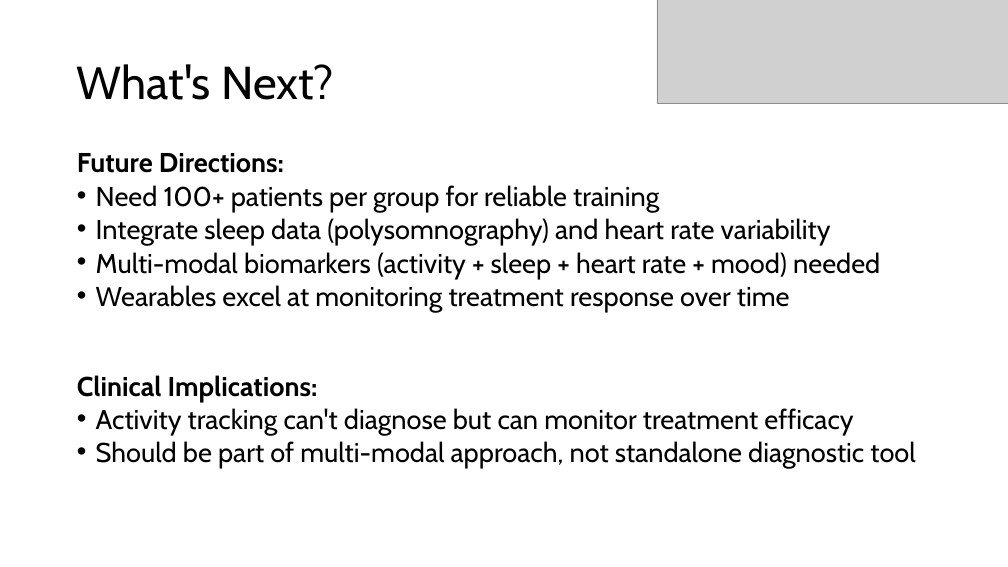
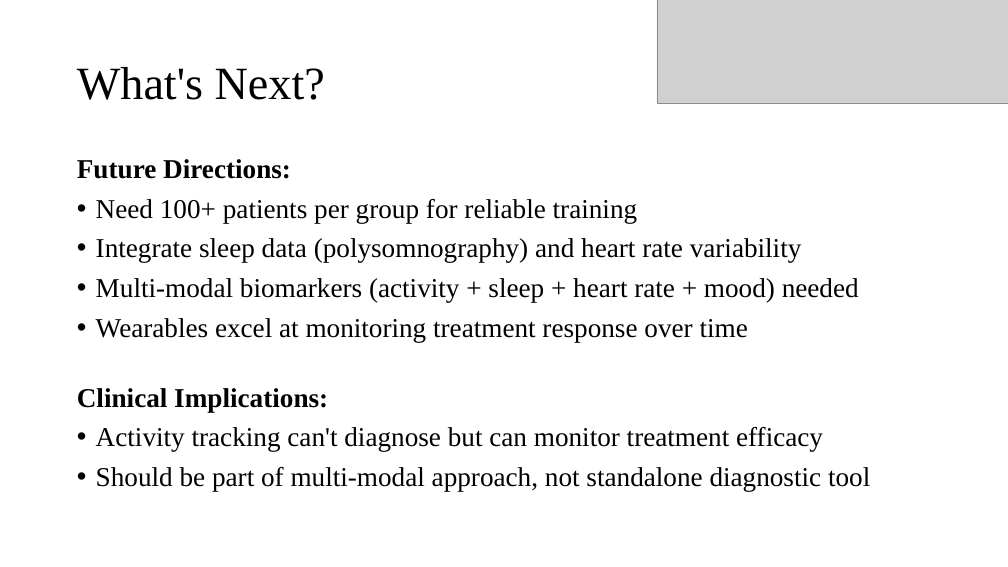
Before and after one commit to hash2070/Bipolar-Detection-Using-Actigraphy-Dataset, a slide deck: slide 15 of Presentation.pptx. Drawn at 1008x567 pixels with LibreOffice and Linux fonts; fonts in the diff are those of the drawing; grey boxes stand for pictures. Boxes give left, top, right and bottom in pixels: in the first picture for what was removed or moved away, otherwise in the second. Text is boxed around its words. In the diff, an @@ line names an element or a change of style, - is before the commit and + after.

```diff
--- a/Presentation.pptx
+++ b/Presentation.pptx
@@ title "What's Next?" at (77, 67, 325, 100): font Cabin to Times New Roman @@
@@ text "Future Directions:" at (77, 159, 870, 492): font Cabin to Times New Roman; line spacing 0.7 to 0.9 @@
```
Also in this commit, not shown: 2 other slides changed, 9 other files.
